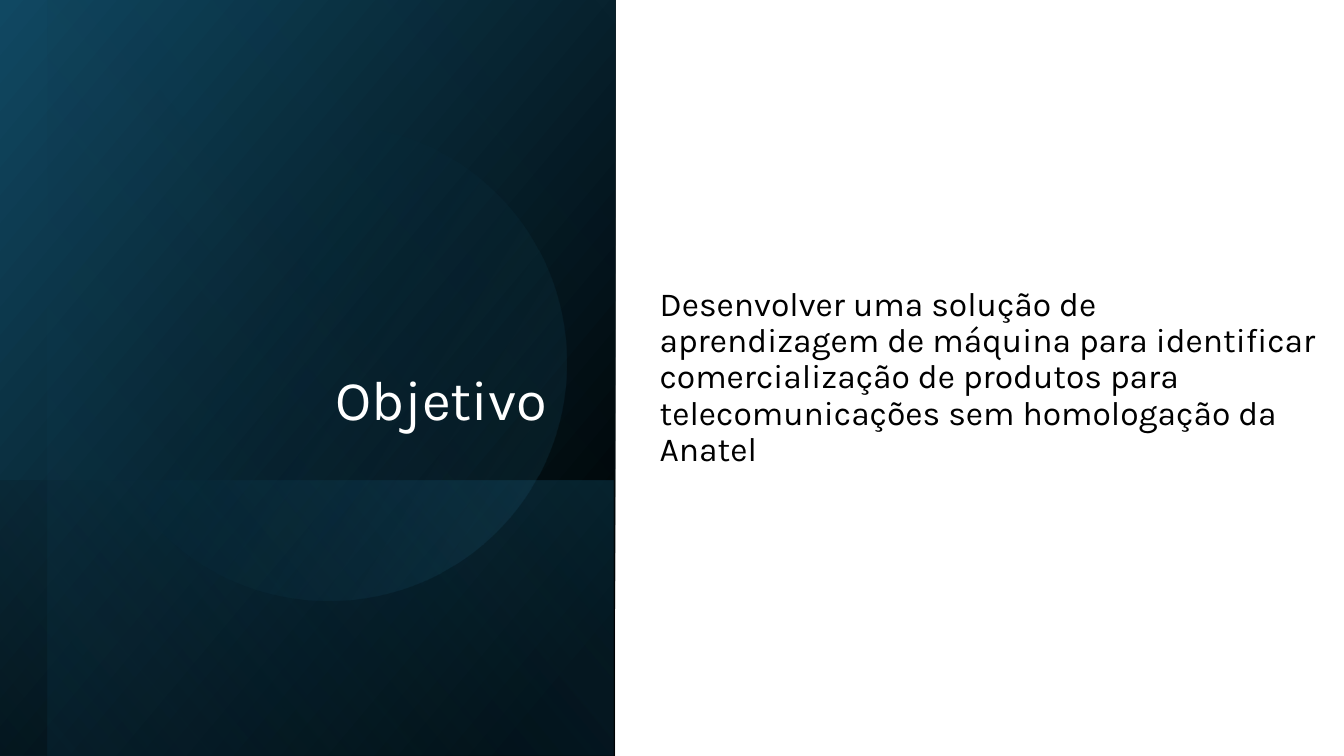
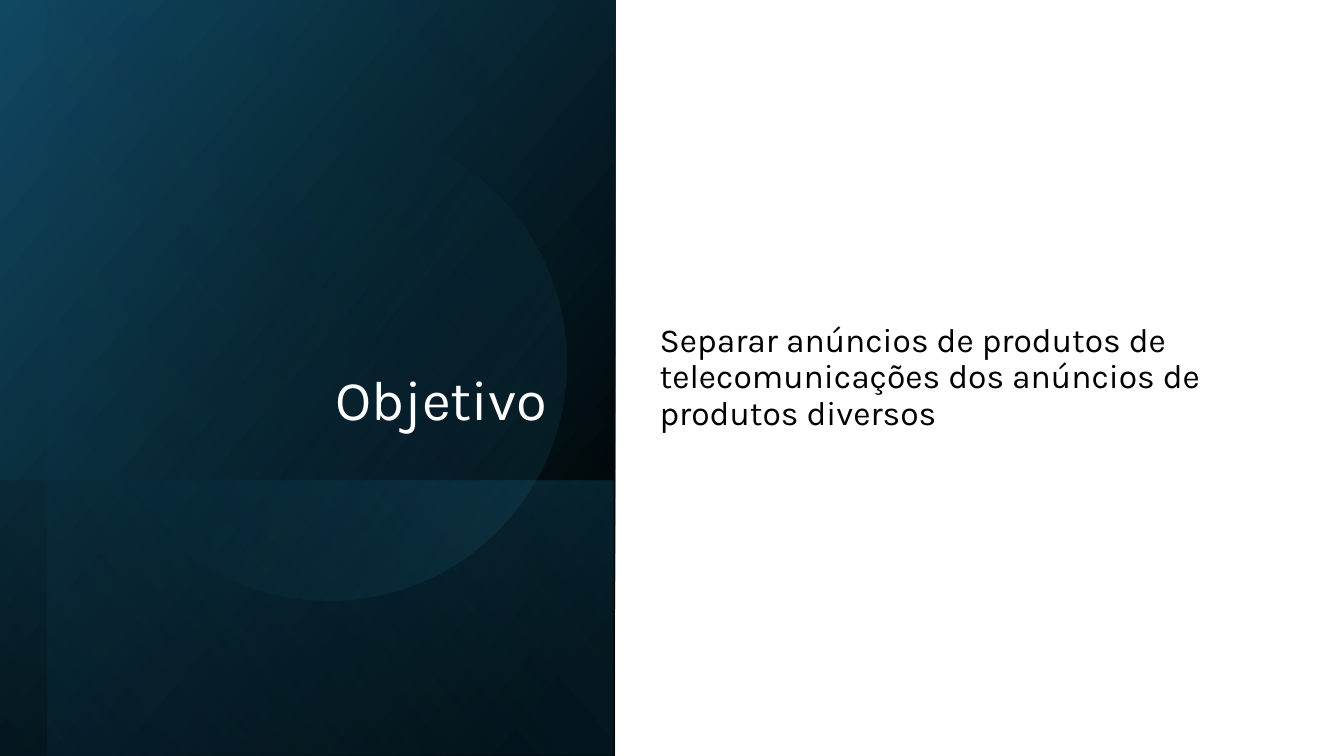
Before and after one commit to InovaFiscaliza/dados-pacp, a slide deck: slide 2 of sch/docs/Rotulagem de Anúncios.pptx. Drawn at 1344x756 pixels with LibreOffice and Linux fonts; fonts in the diff are those of the drawing. Boxes give left, top, right and bottom in pixels: in the first picture for what was removed or moved away, otherwise in the second. Text is boxed around its words. In the diff, an @@ line names an element or a change of style, - is before the commit and + after.

```diff
--- a/sch/docs/Rotulagem de Anúncios.pptx
+++ b/sch/docs/Rotulagem de Anúncios.pptx
@@ text at (660,326,1200,433): text changed @@
-Desenvolver uma solução de aprendizagem de máquina para identificar comercialização de produtos para telecomunicações sem homologação da Anatel
+Separar anúncios de produtos de telecomunicações dos anúncios de produtos diversos
```
Also in this commit, not shown: 1 other slide changed, 3 slides added.
